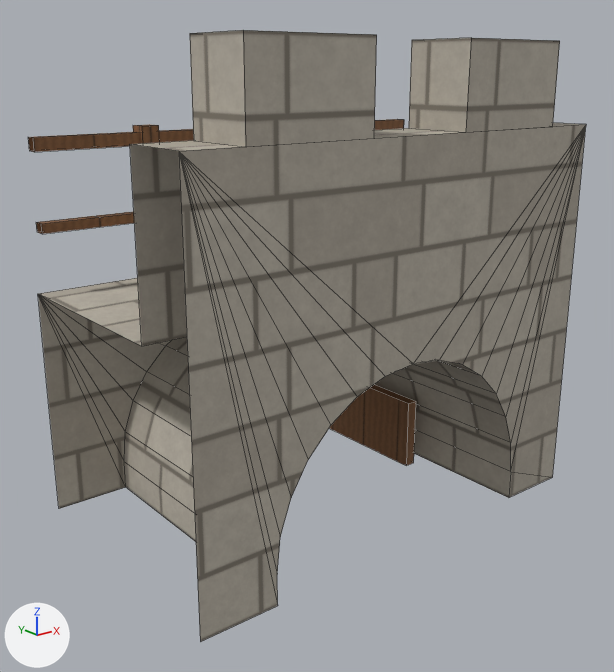
The FBX model Assets/Content/Landscape/Models/Castle/Gate_Top.fbx as it was, and as the next commit left it.
Rendered twice from a camera (50 mm lens) standing at (-3.41, -4.17, 2.83) and looking at (-0.11, -0.04, 1.18). Arrows for +X, +Y and +Z are at lower left; the lights stay in place. The older version comes first. Mesh edges are drawn as thin lines. Where no turn or scale is listed for an object, it has been applied to the vertices.

In view in the first picture: 'Gate_Top'.
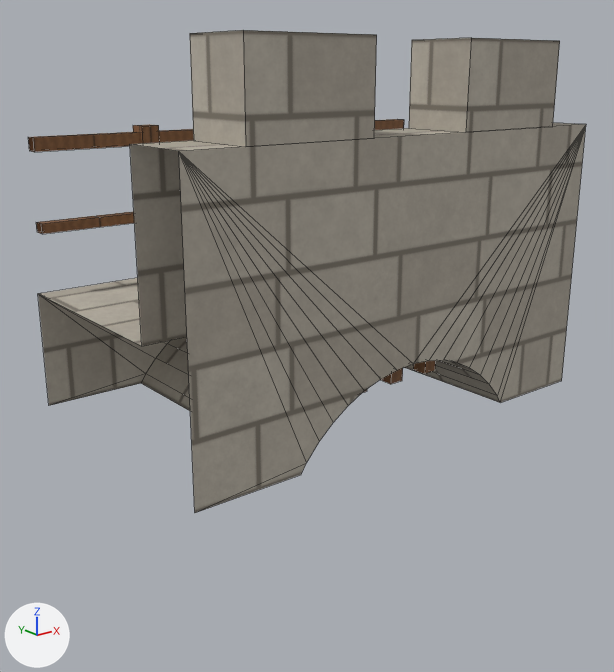
The newer file is also turned or shifted as a whole; pictures and numbers use the older file's frame.

The change, as a list of edits to the scene's bpy script:
```text
Change me_gate_top:
    used by ob_gate_top; location = (0.0, 0.0, 0.0)
    remove me_gate_top.from_pydata(...)  # 150 vertices, 120 faces; spans x -1.5..1.5, y -0.9..0.9, z 0.0..3.0
    add me_gate_top.from_pydata(...)  # 134 vertices, 110 faces; spans x -1.5..1.5, y -0.9..0.9, z 0.75..3.0
    me_gate_top part 1: the loose piece of 8 vertices spanning x 0.8..0.88, y -0.1..0.9, z 0.0..0.5 is deleted
    me_gate_top part 2
    12 vertices are removed from x -1.5..1.5, y -0.9..0.9, z 0.0..0.2
    16 faces are deleted
    16 vertices in x -0.5..0.5, y -0.62..-0.52, z 1.05 move by (0.0, 0.0, -0.08)
    4 vertices in x -0.6..0.6, y -0.62..-0.52, z 1.13 move by (0.0, 0.0, -0.01)
    24 vertices move from x -0.97..0.97, y -0.9..0.9, z 0.42..1.17 to x -0.71..0.71, y -0.9..0.9, z 0.91..1.19
    12 vertices are added at x -1.5..1.5, y -0.9..0.9, z 0.75..0.81
    16 new faces join them, mat_m_castlestone (picture img_t_castlestone_png)
    me_gate_top part 3: 79 kept faces spanning x -1.5..1.5, y -0.9..0.9, z 0.91..3.0 get new texture (UV) coordinates
    other edits to the shape of me_gate_top do not show in these pictures
```

Location of each change, (x1, y1, x2, y2) in pixels of the pictures (614 x 672 px; the box of a moved part takes in the faces that stretch with it):
'Gate_Top', reshaped (21% shorter): before (28, 30, 586, 642); after (28, 30, 586, 513)
part 1 of me_gate_top, deleted (brown): before (329, 384, 416, 466)
part 2 of me_gate_top, moved or reshaped: before (38, 125, 586, 642); after (38, 125, 586, 513)
part 3 of me_gate_top, surface changed: before (71, 33, 583, 537); after (85, 33, 581, 441)
